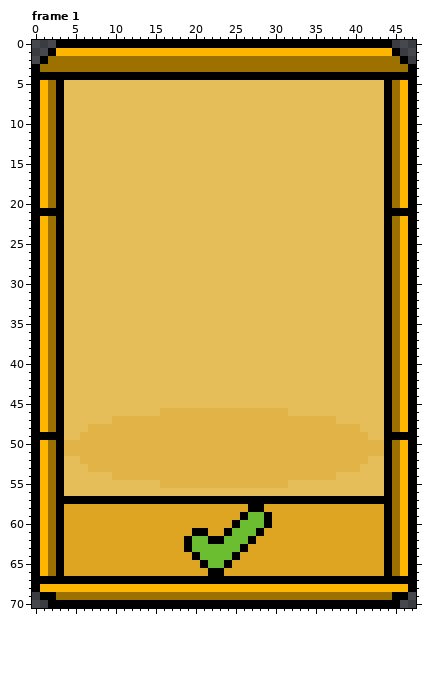
Pixel-art file, stored at Assets/_Project/Arts/goldplayeronshop.ase. Above: the version before the commit.
48x71 pixels, 8 frames. Shown: frame 1. The commit also changed other frames, which this record leaves out.
After the commit:
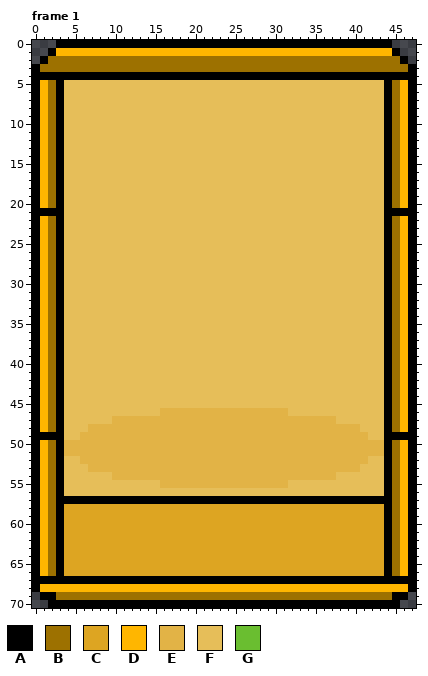
Palette (. is transparent): A #000000  B #9d7100  C #dda522  D #ffb600  E #e2b346  F #e6be59  G #6abe30
Diff:
layer "Layer 2" now hidden
Changed rows in their new state; - is an unchanged pixel.
Frame 1:
first column x 19:
58 --------CC-
59 -------CCCC
60 ------CCCCC
61 -CC--CCCCC-
62 CCCCCCCCC--
63 CCCCCCCC---
64 -CCCCCC----
65 --CCCC-----
66 ---CC------
